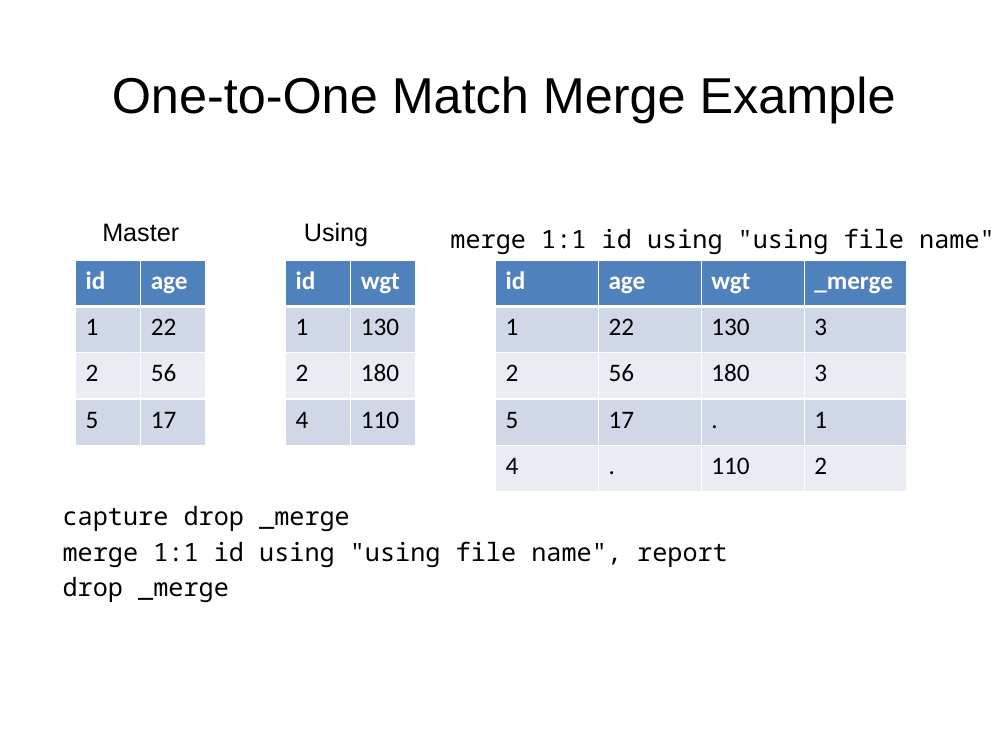
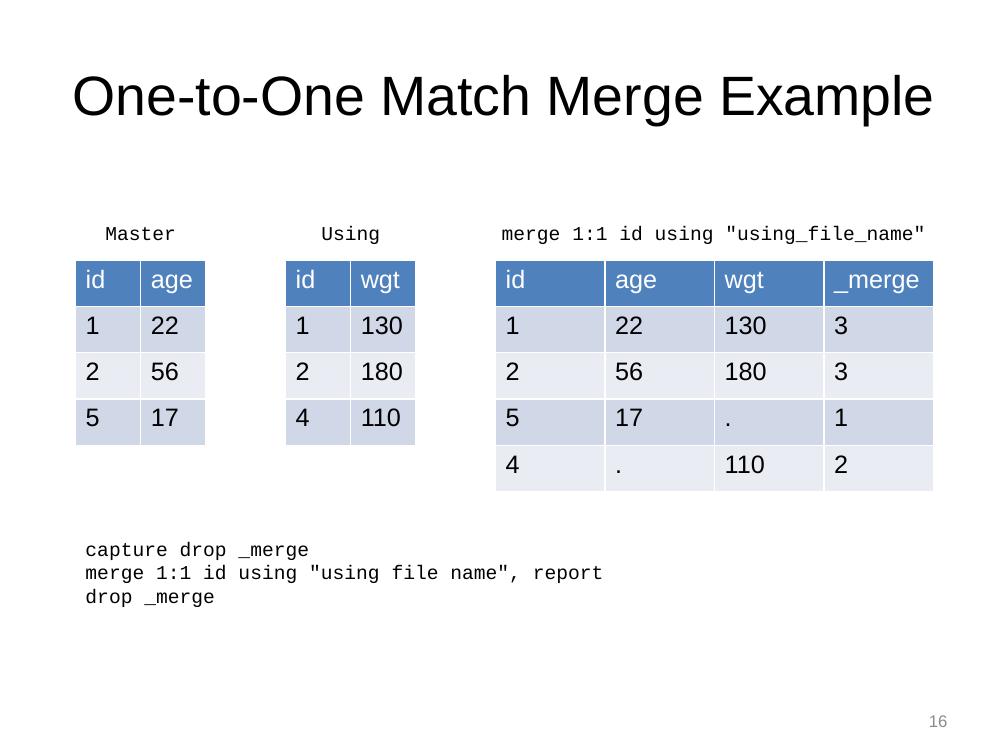
Before and after one commit to Chang-Y-Chung/dm, a slide deck: slide 17 of dm.pptx. Drawn at 1008x756 pixels with LibreOffice and Linux fonts; fonts in the diff are those of the drawing. Boxes give left, top, right and bottom in pixels: in the first picture for what was removed or moved away, otherwise in the second. Text is boxed around its words. In the diff, an @@ line names an element or a change of style, - is before the commit and + after.

Commit message:
edit dm on mac with limited number of fonts

```diff
--- a/dm.pptx
+++ b/dm.pptx
@@ title "One-to-One Match Merge Example" at <box>73,74,935,125</box>: size 36 to 39.6 pt @@
@@ text "Master" at <box>105,227,176,241</box>: size 18 to 14 pt, font Arial to Courier New; alignment left to centre @@
@@ text "Using" at <box>321,226,380,244</box>: size 18 to 14 pt, font Arial to Courier New; alignment left to centre @@
@@ text "Using": place and size @@
-text "Using" at <box>304,222,368,246</box>
+text "Using" at <box>321,226,380,244</box>
@@ text at <box>502,226,925,244</box>: text changed; size 18 to 14 pt; font Noto Sans Mono to Courier New @@
-merge 1:1 id using "using file name"
+merge 1:1 id using "using_file_name"
@@ table at <box>76,260,207,445</box> @@
@@ font Calibri to Arial @@
@@ bold off in "id", "age" @@
@@ table at <box>285,260,416,445</box> @@
@@ font Calibri to Arial @@
@@ bold off in "id", "wgt" @@
@@ table at <box>496,260,935,491</box> @@
@@ font Calibri to Arial @@
@@ bold off in "id", "age", "wgt", "_merge" @@
@@ table: place and size @@
-table at <box>496,260,907,491</box>
+table at <box>496,260,935,491</box>
@@ text "capture drop _merge": place and size @@
-text "capture drop _merge" at <box>63,506,728,602</box>
+text "capture drop _merge" at <box>85,542,604,607</box>
@@ text "capture drop _merge" at <box>85,542,604,607</box>: size 18 to 14 pt, font Noto Sans Mono to Courier New; list level 2 to 1 in "capture drop _merge"; list level 2 to 1 in "merge 1:1 id using "using ..."; list level 2 to 1 in "drop _merge" @@
@@ page number added at <box>929,715,948,727</box>, 12 pt, text #8C8C8C @@
+16
```
Also in this commit, not shown: 23 other slides changed.
